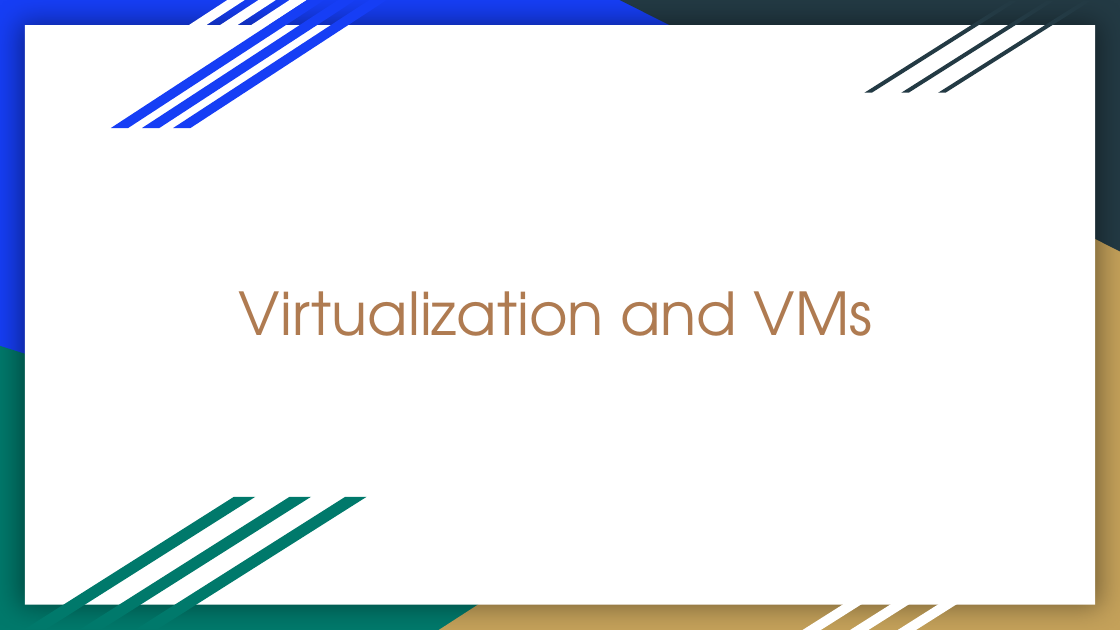
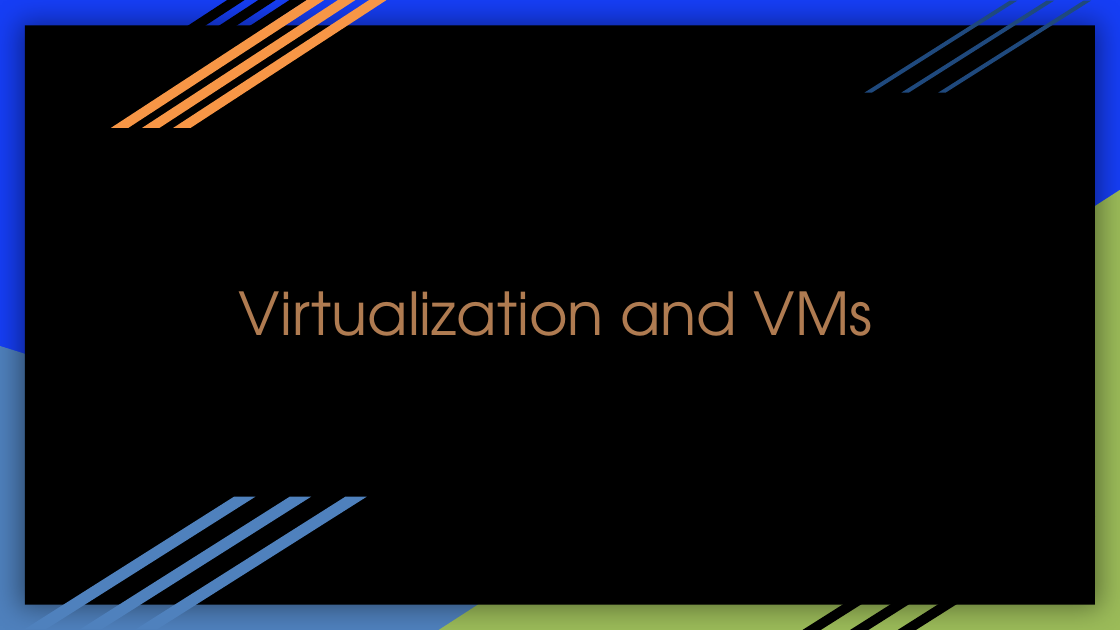
Before and after one commit to UMBCCyberDawgs/meeting-resources, a slide deck: slide 1 of fall-2017/Virtualization and VMs.pptx. Drawn at 1120x630 pixels with LibreOffice and Linux fonts; fonts in the diff are those of the drawing. Boxes give left, top, right and bottom in pixels: in the first picture for what was removed or moved away, otherwise in the second. Text is boxed around its words. In the diff, an @@ line names an element or a change of style, - is before the commit and + after.

```diff
--- a/fall-2017/Virtualization and VMs.pptx
+++ b/fall-2017/Virtualization and VMs.pptx
@@ fill #FFFFFF to #000000 in 7 elements at [94,0,307,128], [63,0,276,128], [31,0,244,128], [898,516,1095,629], [850,516,1047,629], [803,516,1000,629], [25,26,1095,605] @@
@@ fill #163EF5 to #F79646 in 3 elements at [174,0,386,128], [142,0,355,128], [111,0,324,128] @@
@@ right triangle removed at [619,0,1120,251] @@
@@ fill #233A44 to #1F497D in 3 elements at [939,1,1092,93], [902,1,1055,93], [865,1,1018,93] @@
@@ right triangle at [439,190,1120,630]: fill #C4A15A to #9BBB59 @@
@@ fill #00796B to #4F81BD in 4 elements at [0,346,903,630], [136,497,366,629], [80,497,310,629], [25,497,255,629] @@
```
Also in this commit, not shown: 8 other slides changed.
